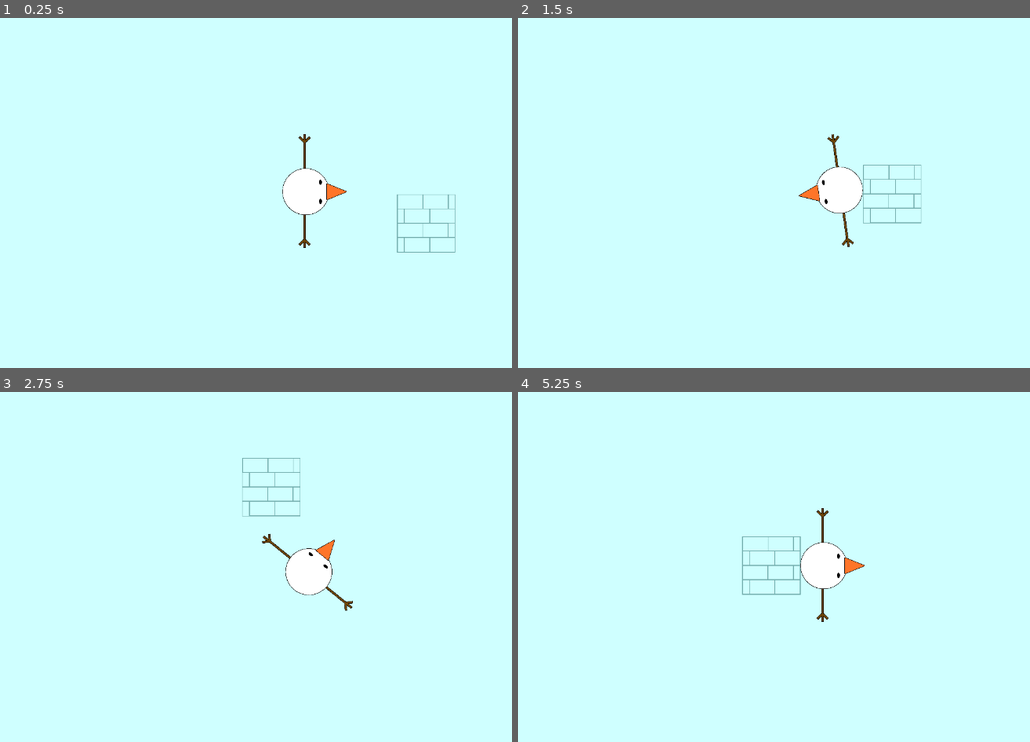
Above: before the commit, frames 1-4 (two rows, left to right).
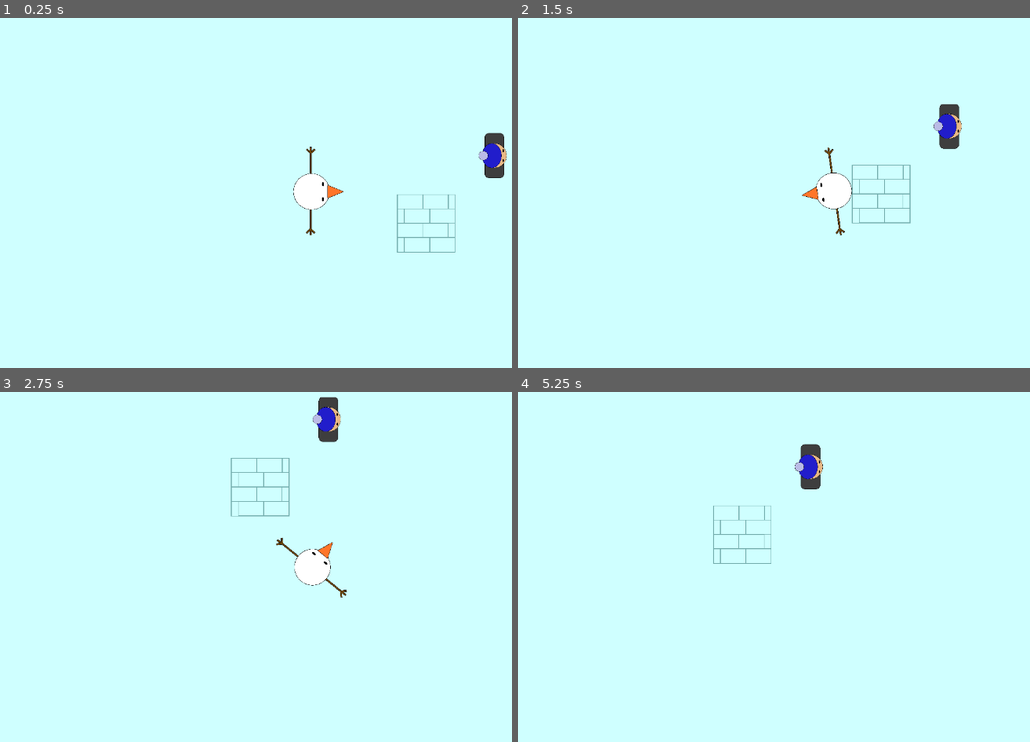
Above: after the commit, the same moments.

Repository: jesspancakes/topdownshooter
Game: Godot game, scene res://scenes/world.tscn
Two runs of this game, one before a commit and one after it. Both use one fixed random seed, a clock stepped at 60 frames per second and the inputs below.
Inputs (mouse positions are in pixels of both pictures, inside the frame that each line leads up to):
- Up to frame 1 (0.25 s): no input
- Up to frame 2 (1.5 s): tap Enter at 0.5 s; move the mouse to (968, 175) at 0.52 s; hold D (move_right) 0.53-1.28 s; tap Space at 1.25 s; move the mouse to (707, 210) at 1.27 s; hold S (move_down) from 1.28 s (still down)
- Up to frame 3 (2.75 s): move the mouse to (378, 486) at 2.02 s; release S (move_down) at 2.03 s; hold D (move_right) from 2.03 s (still down)
- Up to frame 4 (5.25 s): move the mouse to (799, 637) at 2.77 s; release D (move_right) at 2.78 s; hold W (move_up) 2.78-3.53 s; move the mouse to (1019, 619) at 3.52 s; hold A (move_left) 3.53-5.03 s; tap Enter at 4.25 s; move the mouse to (646, 511) at 4.27 s; tap Space at 5 s; move the mouse to (861, 567) at 5.02 s; hold S (move_down) from 5.03 s (still down)

The runs differ from the first frame. In frame 1, 1.3% of the frame differs, in the area x 55-100%, y 32-66%; in frame 2, 1.6%; in frame 3, 1.7%; in frame 4, 2.4%, in the area x 38-68%, y 14-66%.

Commit message:
added enemy and kill

Diff:
--- a/project.godot
+++ b/project.godot
@@ -53,6 +53,14 @@
 ]
 }
 
+[layer_names]
+
+2d_physics/layer_1="environment"
+2d_physics/layer_2="player"
+2d_physics/layer_3="player_hit_box"
+2d_physics/layer_4="enemy"
+2d_physics/layer_5="enemy_player_detector"
+
 [rendering]
 
 textures/canvas_textures/default_texture_filter=0
--- a/scenes/box.tscn
+++ b/scenes/box.tscn
@@ -6,6 +6,7 @@
 size = Vector2(119, 119)
 
 [node name="Wall" type="StaticBody2D"]
+collision_mask = 10
 
 [node name="Sprite2D" type="Sprite2D" parent="."]
 texture_filter = 1
--- /dev/null
+++ b/scenes/enemy.tscn
@@ -0,0 +1,32 @@
+[gd_scene load_steps=5 format=3 uid="uid://cx2esa8s3hee"]
+
+[ext_resource type="Texture2D" uid="uid://ddt2rk4sey62k" path="res://assets/enemy.png" id="1_g48bq"]
+[ext_resource type="Script" path="res://scripts/enemy.gd" id="1_o7lna"]
+
+[sub_resource type="CapsuleShape2D" id="CapsuleShape2D_4m7gd"]
+radius = 25.0
+height = 98.0
+
+[sub_resource type="CircleShape2D" id="CircleShape2D_efjcg"]
+radius = 185.27
+
+[node name="Enemy" type="CharacterBody2D"]
+collision_layer = 8
+collision_mask = 9
+script = ExtResource("1_o7lna")
+
+[node name="Sprite2D" type="Sprite2D" parent="."]
+rotation = 1.5708
+scale = Vector2(0.0906753, 0.0906753)
+texture = ExtResource("1_g48bq")
+
+[node name="CollisionShape2D" type="CollisionShape2D" parent="."]
+position = Vector2(6, -5)
+shape = SubResource("CapsuleShape2D_4m7gd")
+
+[node name="PlayerDetector" type="Area2D" parent="."]
+collision_layer = 16
+collision_mask = 2
+
+[node name="CollisionShape2D" type="CollisionShape2D" parent="PlayerDetector"]
+shape = SubResource("CircleShape2D_efjcg")
--- a/scenes/player.tscn
+++ b/scenes/player.tscn
@@ -1,24 +1,40 @@
-[gd_scene load_steps=4 format=3 uid="uid://d1vxgj23ur8ap"]
+[gd_scene load_steps=5 format=3 uid="uid://d1vxgj23ur8ap"]
 
 [ext_resource type="Script" path="res://scripts/player.gd" id="1_ivusl"]
 [ext_resource type="Texture2D" uid="uid://dj15k16iuffxk" path="res://assets/snowman.png" id="2_uvitk"]
 
 [sub_resource type="CapsuleShape2D" id="CapsuleShape2D_lgtrb"]
-radius = 49.0
-height = 128.0
+radius = 38.0
+height = 84.0
+
+[sub_resource type="CapsuleShape2D" id="CapsuleShape2D_o4714"]
+radius = 35.0
+height = 70.0
 
 [node name="Player" type="CharacterBody2D"]
+collision_layer = 2
+collision_mask = 17
 script = ExtResource("1_ivusl")
 
 [node name="Body" type="Sprite2D" parent="."]
-position = Vector2(-31.25, 15.3906)
+position = Vector2(-16, 12)
 rotation = 1.5708
-scale = Vector2(0.171842, 0.171842)
+scale = Vector2(0.133418, 0.133418)
 texture = ExtResource("2_uvitk")
 
 [node name="CollisionShape2D" type="CollisionShape2D" parent="."]
-position = Vector2(0.359413, -0.359406)
+position = Vector2(1, 0)
 rotation = 1.5708
 shape = SubResource("CapsuleShape2D_lgtrb")
 
 [node name="Camera2D" type="Camera2D" parent="."]
+
+[node name="Hitbox" type="Area2D" parent="."]
+collision_layer = 4
+collision_mask = 8
+
+[node name="CollisionShape2D" type="CollisionShape2D" parent="Hitbox"]
+position = Vector2(-4, 0)
+shape = SubResource("CapsuleShape2D_o4714")
+
+[connection signal="body_entered" from="Hitbox" to="." method="_on_hitbox_body_entered"]
--- a/scenes/world.tscn
+++ b/scenes/world.tscn
@@ -1,11 +1,14 @@
-[gd_scene load_steps=4 format=3 uid="uid://cfjplef25mfcx"]
+[gd_scene load_steps=6 format=3 uid="uid://cfjplef25mfcx"]
 
 [ext_resource type="PackedScene" uid="uid://cg66d4d5wthk5" path="res://scenes/box.tscn" id="1_62e7g"]
+[ext_resource type="Script" path="res://scripts/world.gd" id="1_o8evb"]
 [ext_resource type="PackedScene" uid="uid://d1vxgj23ur8ap" path="res://scenes/player.tscn" id="2_vdywc"]
+[ext_resource type="PackedScene" uid="uid://cx2esa8s3hee" path="res://scenes/enemy.tscn" id="3_at5gl"]
 
 [sub_resource type="QuadMesh" id="QuadMesh_t58rw"]
 
 [node name="World" type="Node2D"]
+script = ExtResource("1_o8evb")
 
 [node name="MeshInstance2D" type="MeshInstance2D" parent="."]
 modulate = Color(0.811765, 1, 1, 1)
@@ -19,3 +22,6 @@
 
 [node name="Player" parent="." instance=ExtResource("2_vdywc")]
 position = Vector2(228, 232)
+
+[node name="Enemy" parent="." instance=ExtResource("3_at5gl")]
+position = Vector2(590, 164)
--- /dev/null
+++ b/scripts/enemy.gd
@@ -0,0 +1,2 @@
+extends CharacterBody2D
+class_name Enemy
--- a/scripts/player.gd
+++ b/scripts/player.gd
@@ -1,9 +1,14 @@
 extends CharacterBody2D
+
+signal died
 
 var speed = 300
 
 func _process(delta: float) -> void:
 	look_at(get_global_mouse_position())
+
+	if Input.is_action_just_pressed("quit"):
+		get_tree().quit()
 
 func _physics_process(delta: float) -> void:
 	var move_dir = Vector2(Input.get_axis("move_left", "move_right"), Input.get_axis("move_up", "move_down"))
@@ -16,3 +21,9 @@
 
 
 	move_and_slide()
+
+
+func _on_hitbox_body_entered(body: Node2D) -> void:
+	if body is Enemy:
+		died.emit()
+		queue_free()
--- /dev/null
+++ b/scripts/world.gd
@@ -0,0 +1,10 @@
+extends Node2D
+
+@onready var player = $Player
+
+func _ready() -> void:
+	player.died.connect(on_player_died)
+
+func on_player_died():
+	print("game over")
+	get_tree().create_timer(3).timeout.connect(get_tree().reload_current_scene)
